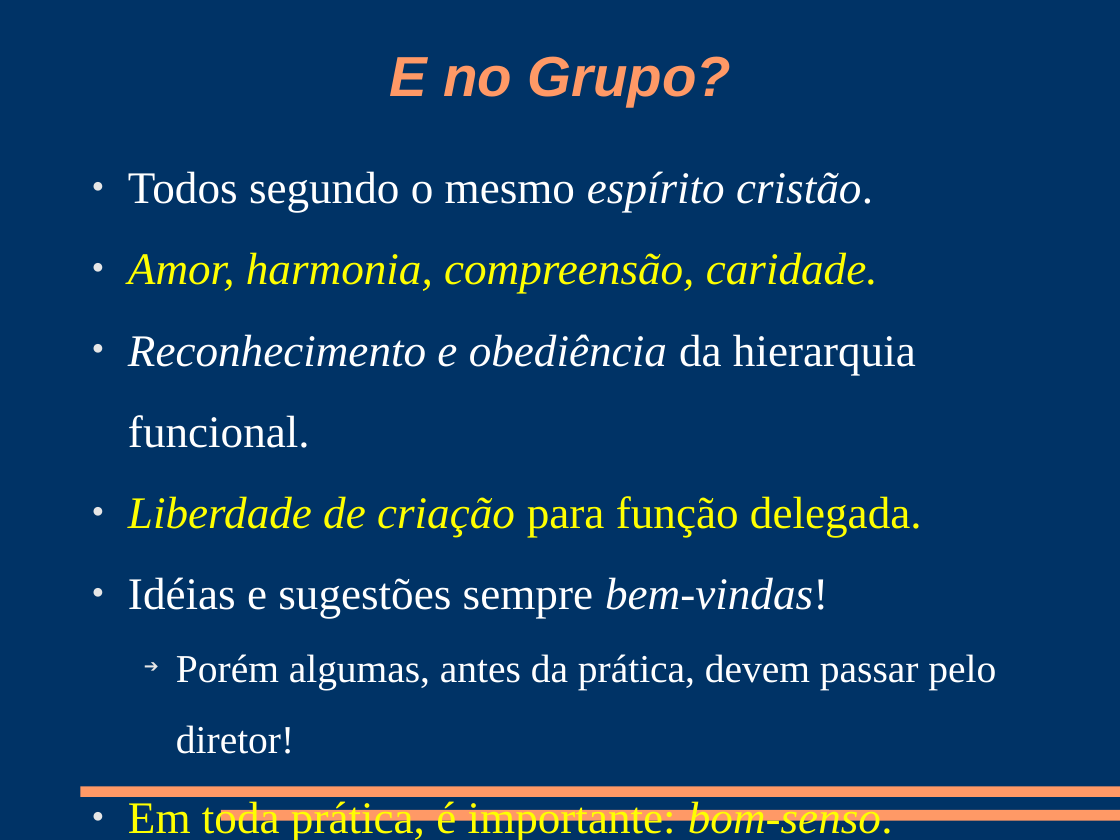
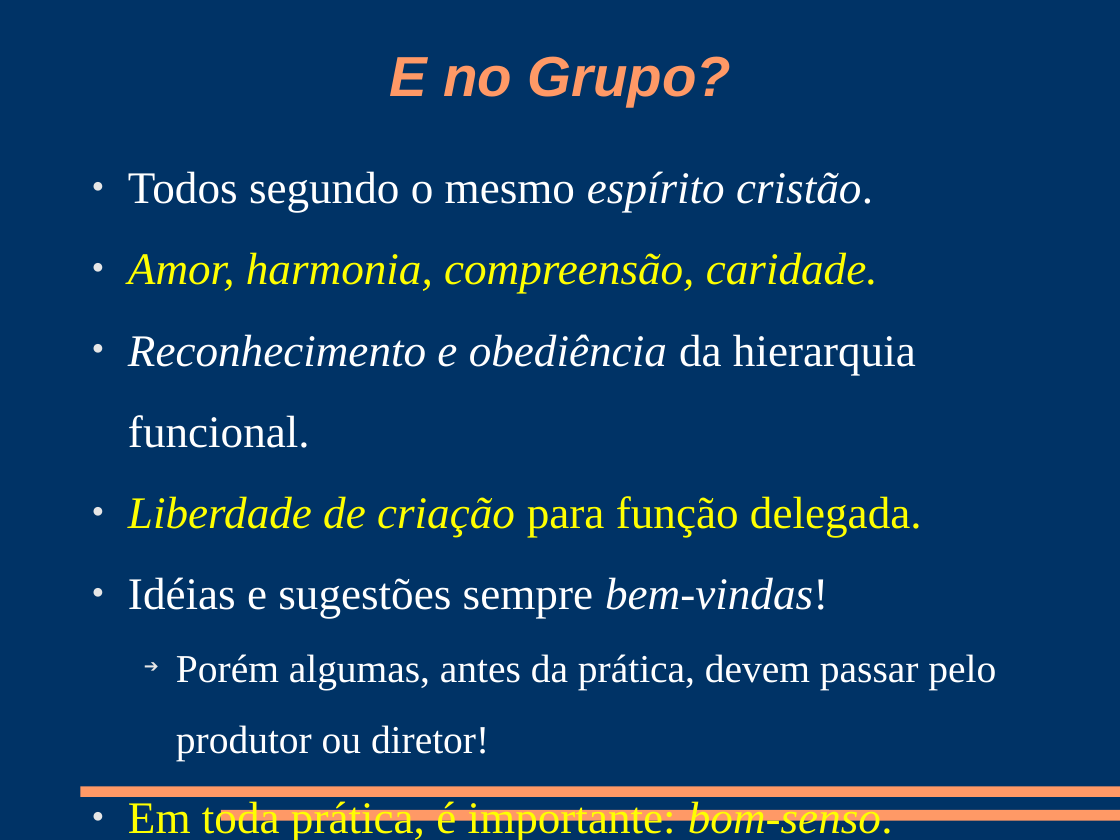
Before and after one commit to mptrv/docpcrista, a slide deck: slide 16 of docpcrista-orientacoes_da_dinamica.odp (slide 15 before the commit). Drawn at 1120x840 pixels with LibreOffice and Linux fonts; fonts in the diff are those of the drawing. Boxes give left, top, right and bottom in pixels: in the first picture for what was removed or moved away, otherwise in the second. Text is boxed around its words. In the diff, an @@ line names an element or a change of style, - is before the commit and + after.

```diff
--- a/docpcrista-orientacoes_da_dinamica.odp
+++ b/docpcrista-orientacoes_da_dinamica.odp
@@ text at box(176, 654, 996, 761): text changed @@
-  ➔ Porém algumas, antes da prática, devem passar pelo diretor!
+  ➔ Porém algumas, antes da prática, devem passar pelo produtor ou diretor!
```
Also in this commit, not shown: 12 other slides changed, 16 slides added, 1 slide removed, 1 other file.
